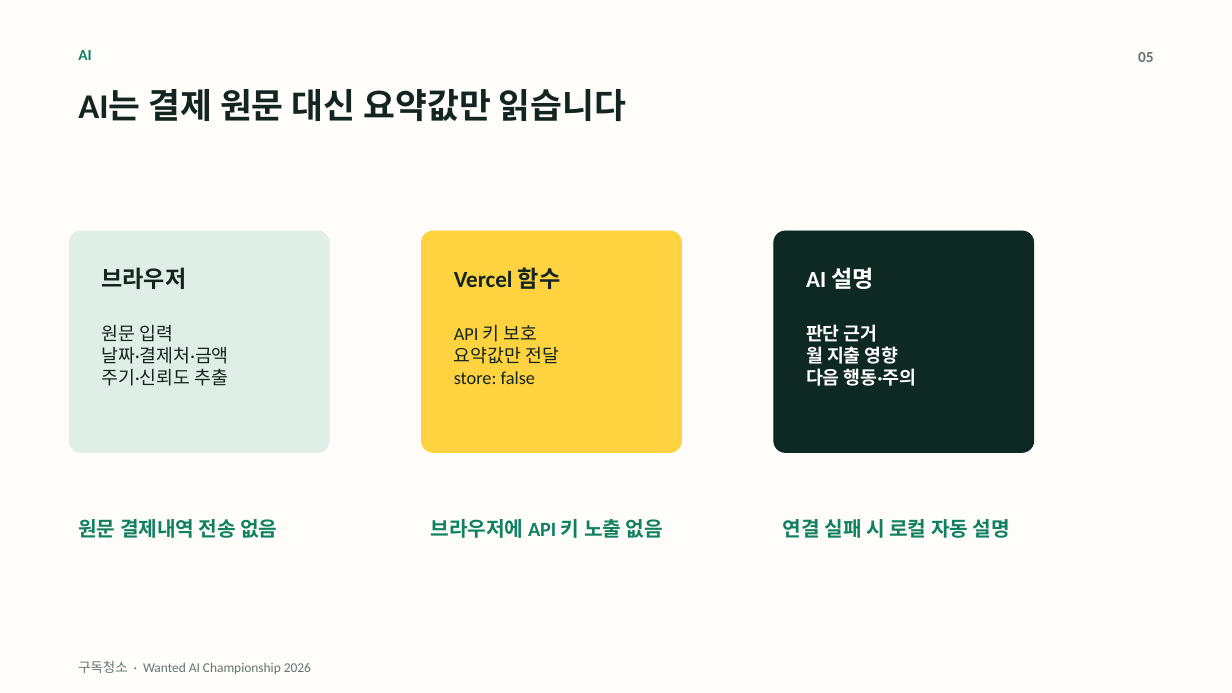
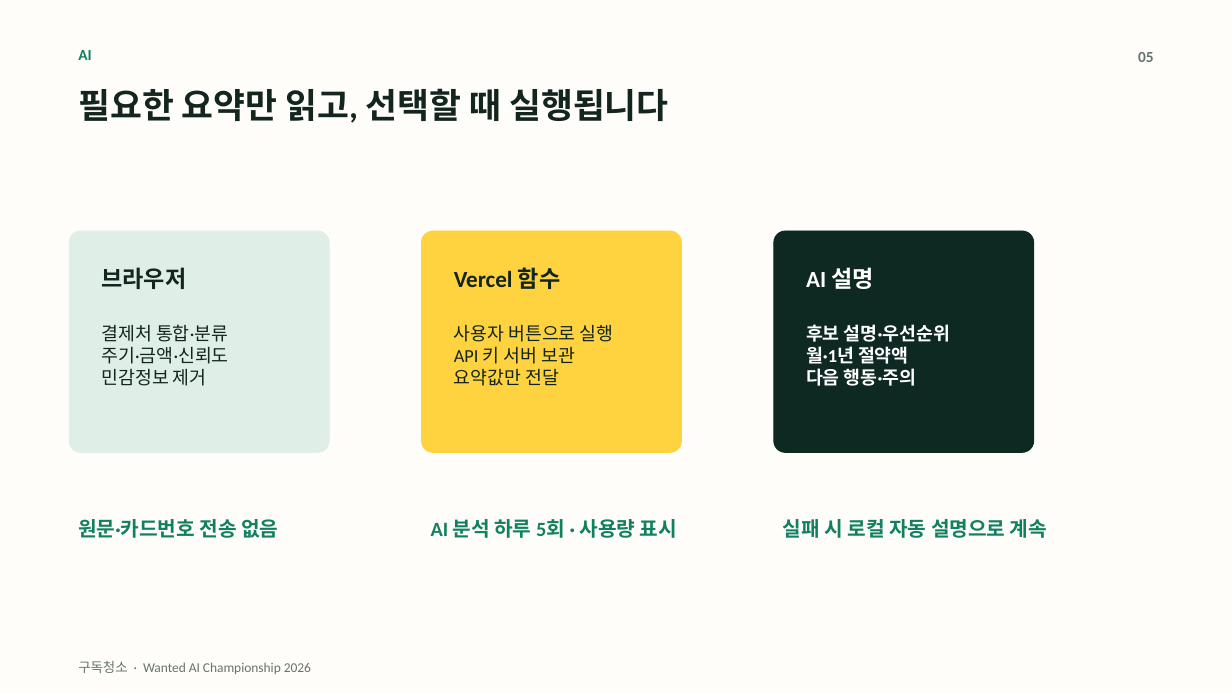
Before and after one commit to Ryui93/Subscription_Cleaning, a slide deck: slide 5 of deliverables/subscription-cleaning-wanted-ai-championship-2026.pptx. Drawn at 1232x693 pixels with LibreOffice and Linux fonts; fonts in the diff are those of the drawing. Boxes give left, top, right and bottom in pixels: in the first picture for what was removed or moved away, otherwise in the second. Text is boxed around its words. In the diff, an @@ line names an element or a change of style, - is before the commit and + after.

```diff
--- a/deliverables/subscription-cleaning-wanted-ai-championship-2026.pptx
+++ b/deliverables/subscription-cleaning-wanted-ai-championship-2026.pptx
@@ text at [78,88,668,123]: text changed @@
-AI는 결제 원문 대신 요약값만 읽습니다
+필요한 요약만 읽고, 선택할 때 실행됩니다
@@ text at [101,324,228,386]: text changed @@
-원문 입력
-날짜·결제처·금액
-주기·신뢰도 추출
+결제처 통합·분류
+주기·금액·신뢰도
+민감정보 제거
@@ text at [454,325,614,364]: text changed @@
-API 키 보호
+사용자 버튼으로 실행
+API 키 서버 보관
@@ text at [806,324,950,364]: text changed @@
-판단 근거
-월 지출 영향
+후보 설명·우선순위
+월·1년 절약액
@@ text at [454,371,535,384]: paragraph removed @@
-store: false
@@ text at [78,519,278,538]: text changed @@
-원문 결제내역 전송 없음
+원문·카드번호 전송 없음
@@ text at [431,519,677,538]: text changed @@
-브라우저에 API 키 노출 없음
+AI 분석 하루 5회 · 사용량 표시
@@ text at [783,519,1047,538]: text changed @@
-연결 실패 시 로컬 자동 설명
+실패 시 로컬 자동 설명으로 계속
```
Also in this commit, not shown: 4 other slides changed, 8 other files.
